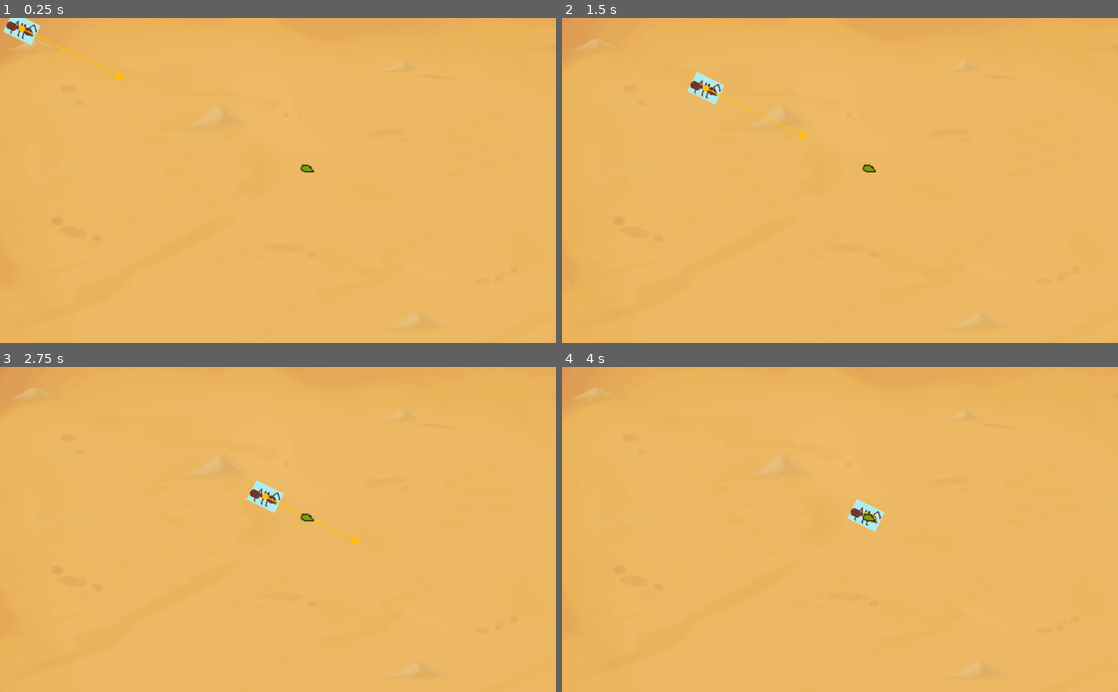
Above: before the commit, frames 1-4 (two rows, left to right).
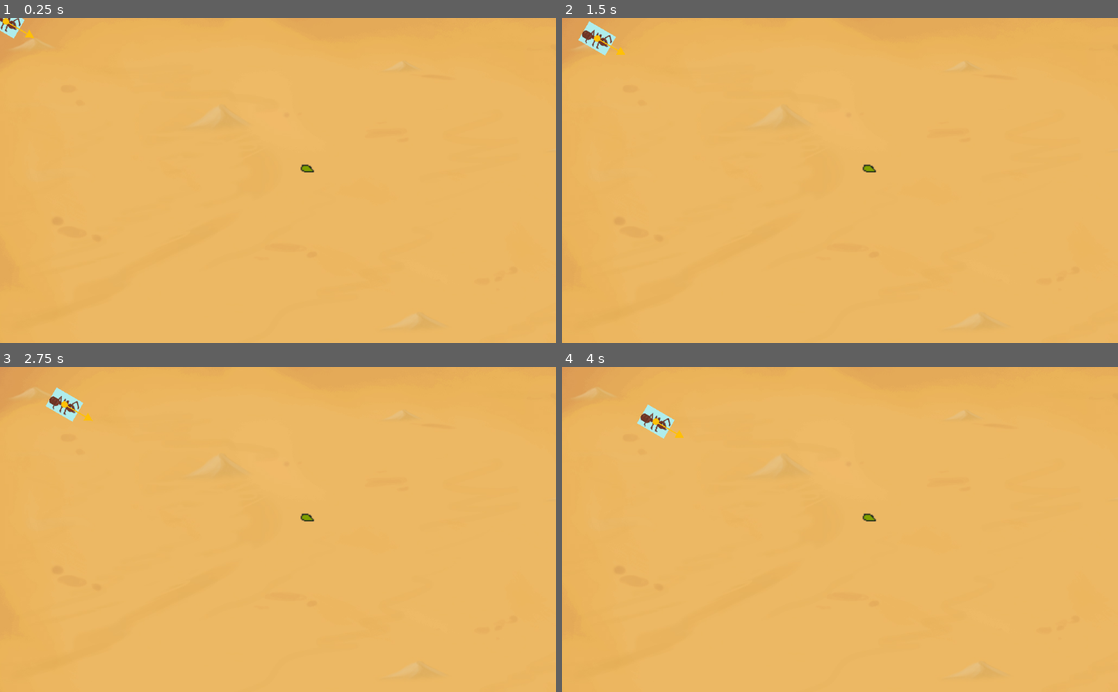
Above: after the commit, the same moments.

Repository: Zireael07/Ant-Sandbox
Game: Godot game, scene res://main.tscn
Same seed, same stepped clock (60 frames per second), same inputs: the game is played once before the commit and once after it.
Inputs:
- Up to frame 1 (0.25 s): no input
- Up to frame 2 (1.5 s): no input
- Up to frame 3 (2.75 s): no input
- Up to frame 4 (4 s): no input

The runs differ from the first frame. In frame 1, 0.4% of the frame differs, in the area x 0-23%, y 0-19%; in frame 2, 0.9%, in the area x 2-45%, y 0-38%; in frame 3, 0.9%; in frame 4, 0.8%.

Commit message:
new: wander behavior, add README

Diff:
--- a/boid.gd
+++ b/boid.gd
@@ -1,6 +1,6 @@
 extends Node2D
 
-var max_vel = 200
+var max_vel = 50
 
 # motion
 var rot = 0
@@ -12,6 +12,8 @@
 var rel_pos = Vector2()
 var steer = Vector2(0,0)
 var desired = Vector2(0,0)
+
+var wander_angle = 2
 
 # AI
 # atan2(0,-1) returns 180 degrees in 3.0, we want 0
@@ -54,5 +56,54 @@
 	else:
 		desired = desired * max_vel
 
-	steering = (desired - vel).clamped(max_vel/4)
+	steering = (desired - vel).clamped(max_vel/4) # I don't remember why the /4, sorry...
 	return steering
+
+# the bigger the radius/circle dist, the bigger the force
+func get_steering_wander(radius, circle_dist):
+	# null the desired vector because we're not using it, it'll only confuse the viewer
+	desired = Vector2(0,0)
+
+
+	var steering = Vector2(0,0)
+
+	var circle_center = vel
+	circle_center = circle_center.normalized() * circle_dist
+
+
+	# displacement force
+	var displacement = Vector2(0,-1)
+	displacement = displacement * radius
+
+	#var wander_angle = deg2rad(15)
+	var angle_change = deg2rad(30)
+
+#	if randf() > 0.5:
+#		wander_angle += randf() * angle_change - angle_change * .5
+#	else:
+#		wander_angle -= randf() * angle_change - angle_change * .5
+
+	wander_angle += randf() * angle_change - angle_change * .5
+
+	#print("Wander angle: " + str(wander_angle))
+
+
+	displacement = displacement.rotated(wander_angle)
+
+	var wander_force = circle_center + displacement
+
+	wander_force.clamped(max_vel/4)
+
+	return(wander_force)
+
+
+# don't wander out of sandbox
+func wander_in_field():
+	var center = Vector2(600, 350)
+
+	if get_position().distance_to(center) > 200:
+		steer = get_steering_seek(center)
+	else:
+		steer = get_steering_wander(2, 5)
+
+	return steer
--- a/brain.gd
+++ b/brain.gd
@@ -24,10 +24,13 @@
 	#print("Rel pos: " + str(rel_pos) + " abs y: " + str(abs(rel_pos.y)))
 
 	# steering behavior
-	var steer = get_steering_arrive(target)
+	#var steer = get_steering_arrive(target)
+	# slightly more complex behavior
+	var steer = wander_in_field()
 	# normal case
 	vel += steer
-
+	# don't exceed max speed
+	vel = vel.clamped(max_vel)
 
 	var a = fix_atan(vel.x,vel.y)
 
Not shown, changed: README.md
